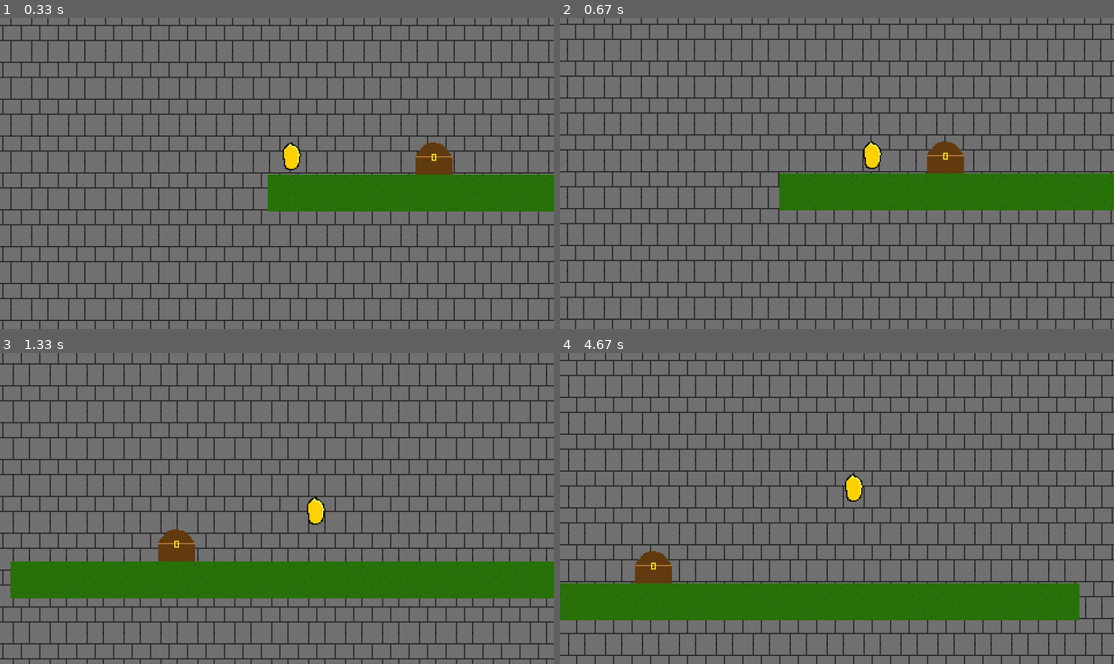
Above: before the commit, frames 1-4 (two rows, left to right).
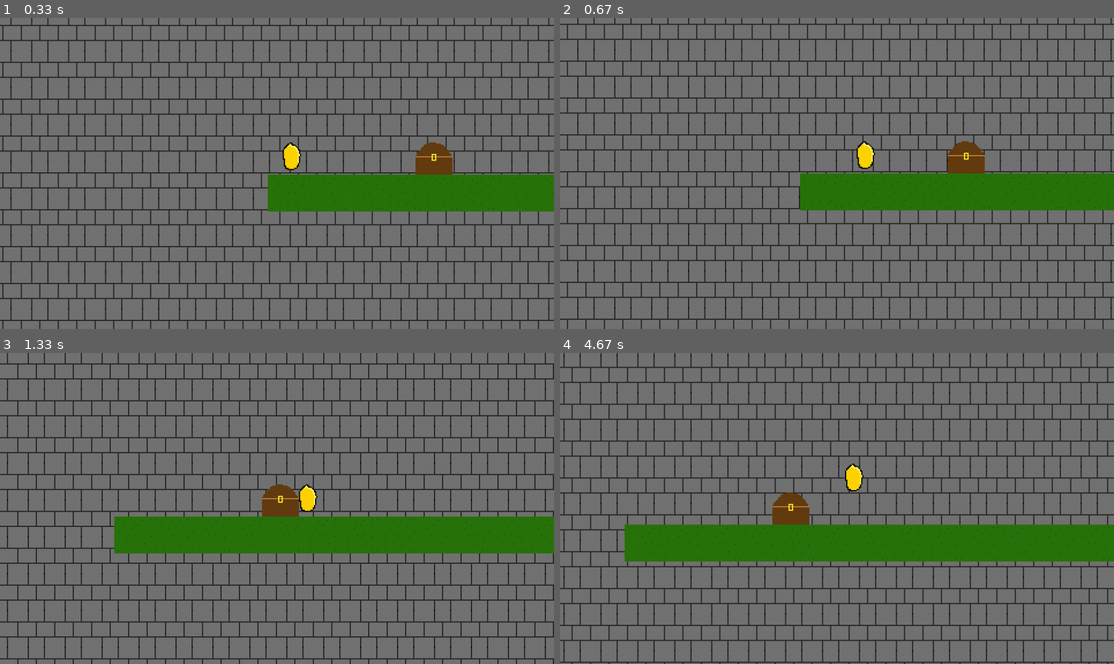
Above: after the commit, the same moments.

Repository: Firedan1176/Pygame-Platformer
Game: pygame game, started from game.py
Same seed, same stepped clock (60 frames per second), same inputs: the game is played once before the commit and once after it.
Inputs:
- Up to frame 1 (0.33 s): no input
- Up to frame 2 (0.67 s): hold Right from 0.33 s (still down)
- Up to frame 3 (1.33 s): release Right at 0.8 s; hold Right 0.83-1.3 s; tap Space at 0.9, 1.2 s
- Up to frame 4 (4.67 s): hold Left 1.33-1.87 s; tap Space at 1.4, 1.7, 1.97, 2.27, 2.4, 2.7, 3.07, 3.37, 3.57, 3.87, 4.07, 4.37, 4.57 s; hold Left 1.9-2.3 s; hold Right 2.33-2.97 s; hold Left 3-3.47 s; hold Right 3.5-3.97 s; hold Right 4-4.47 s; hold Left from 4.5 s (still down)

Frame 1 is identical in both runs. In frame 2, 14% of the frame differs, in the area x 1-100%, y 0-100%; in frame 3, 37%; in frame 4, 44%, in the area x 0-100%, y 0-100%.

Commit message:
Decrease gravity and movement speed

Diff:
--- a/physics.py
+++ b/physics.py
@@ -2,7 +2,7 @@
 import math
 import utils
 
-gravity = Vector2(0, -0.66)
+gravity = Vector2(0, -0.5)
 terminal_velocity = 12
 
 """Checks for intersections on GameObjects a and b. Objects that are edge-to-edge/touching are not considered intersecting."""
--- a/player.py
+++ b/player.py
@@ -9,9 +9,9 @@
 
 class Player(objects.Entity):
 
-    speed = 5
+    speed = 3
     frozen = False
-    jumpSpeed = 10
+    jumpSpeed = 6
     inertia = 0.1   #Higher value stops player movement faster
     jump_off_wall = True
     wallFriction = 0.6 #0-1. Higher value causes less friction
